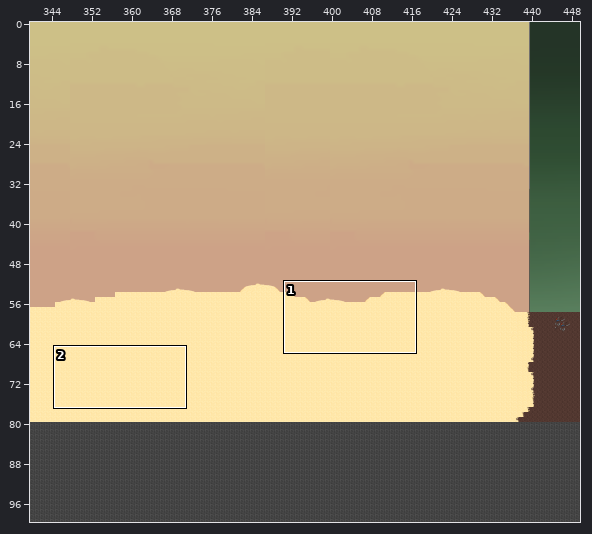
Two states of a Tiled map (JSON), 2026_ID_Floioide/data/maps/map.tmj. The first picture is a wide view before the edit; the outline marks the close-up.
Close-up. The starting point:
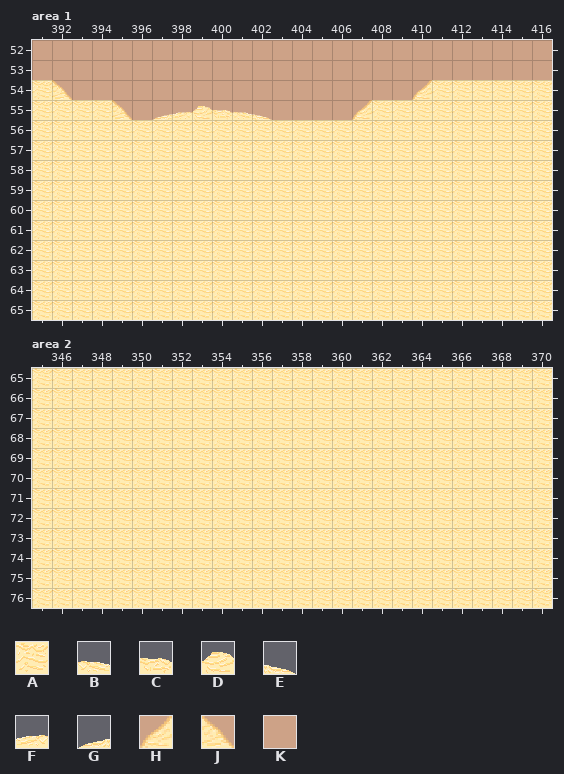
Cells are 32x32 px. Shown: area 1 x 391..416, y 52..65; area 2 x 345..370, y 65..76. The commit also changed other parts of the map, which this record leaves out.
Key: from "tile": A 760, B 764, C 765, D 766, E 767, F 954, G 957, H 1337, J 1338, K 9213.
_ is an empty cell, # one hidden under a higher layer.
Layers that did not change in this view are not listed.
Layer "back-ground" before, area 1, first column x 391:
52 KKKKKKKKKKKKKKKKKKKKKKKKKK
53 KKKKKKKKKKKKKKKKKKKKKKKKKK
54 #KKKKKKKKKKKKKKKKKKK######
55 ####KKKKKKKKKKKKK#########
56 ##########################
57 ##########################
58 ##########################
59 ##########################
60 ##########################
61 ##########################
62 ##########################
63 ##########################
64 ##########################
65 ##########################
Layer "front" before, area 1, first column x 391:
52 __________________________
53 __________________________
54 AJ_________________HAAAAAA
55 AAAAJ_GFDCBE____HAAAAAAAAA
56 AAAAAAAAAAAAAAAAAAAAAAAAAA
57 AAAAAAAAAAAAAAAAAAAAAAAAAA
58 AAAAAAAAAAAAAAAAAAAAAAAAAA
59 AAAAAAAAAAAAAAAAAAAAAAAAAA
60 AAAAAAAAAAAAAAAAAAAAAAAAAA
61 AAAAAAAAAAAAAAAAAAAAAAAAAA
62 AAAAAAAAAAAAAAAAAAAAAAAAAA
63 AAAAAAAAAAAAAAAAAAAAAAAAAA
64 AAAAAAAAAAAAAAAAAAAAAAAAAA
65 AAAAAAAAAAAAAAAAAAAAAAAAAA
Layer "front" before, area 2, first column x 345:
65 AAAAAAAAAAAAAAAAAAAAAAAAAA
66 AAAAAAAAAAAAAAAAAAAAAAAAAA
67 AAAAAAAAAAAAAAAAAAAAAAAAAA
68 AAAAAAAAAAAAAAAAAAAAAAAAAA
69 AAAAAAAAAAAAAAAAAAAAAAAAAA
70 AAAAAAAAAAAAAAAAAAAAAAAAAA
71 AAAAAAAAAAAAAAAAAAAAAAAAAA
72 AAAAAAAAAAAAAAAAAAAAAAAAAA
73 AAAAAAAAAAAAAAAAAAAAAAAAAA
74 AAAAAAAAAAAAAAAAAAAAAAAAAA
75 AAAAAAAAAAAAAAAAAAAAAAAAAA
76 AAAAAAAAAAAAAAAAAAAAAAAAAA
New version:
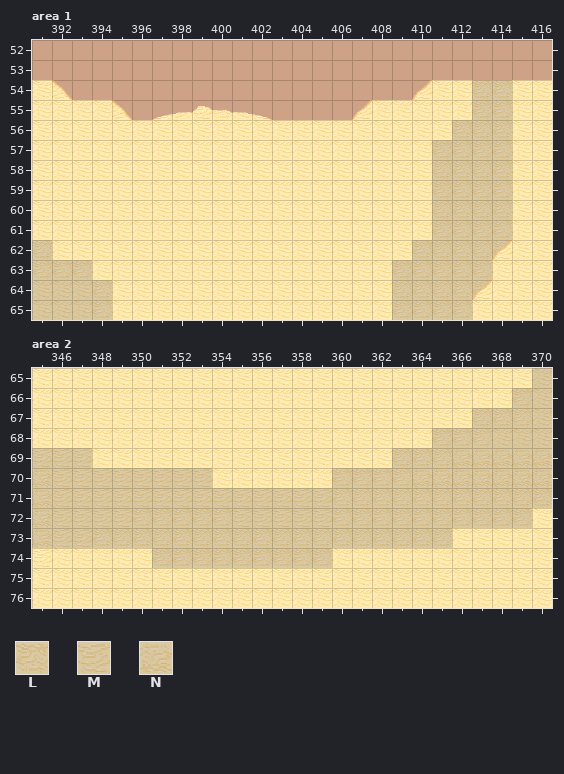
Further tiles: from "tile": L 761, M 762, N 951.
See-through tiles are keyed as they look on the map.
Edits made:
Layer "back-ground", area 1:
y 54..55: x 413..414 ## -> LL
y 56: x 412..414 ### -> LLL
y 57..61: x 411..414 #### -> LLLL
y 62: x 391 # -> L; x 410..414 ##### -> LLLLL
y 63: x 391..393 ### -> LLL; x 409..413 ##### -> LLLLL
y 64: x 391..394 #### -> AAAL; x 409..413 ##### -> LLLLL
y 65: x 391..394 #### -> AAAL; x 409..412 #### -> LLLL
Layer "hit-box", area 1:
y 54..55: x 413..414 ## -> __
y 56: x 412..414 ### -> ___
y 57..61: x 411..414 #### -> ____
y 62: x 391 # -> _; x 410..414 ##### -> ____H
y 63: x 391..393 ### -> ___; x 409..413 ##### -> _____
y 64: x 391..394 #### -> ____; x 409..413 ##### -> ____H
y 65: x 391..394 #### -> ____; x 409..412 #### -> ____
Layer "front", area 1:
y 54..55: x 413..414 AA -> __
y 56: x 412..414 AAA -> ___
y 57..61: x 411..414 AAAA -> ____
y 62: x 391 A -> _; x 410..414 AAAAA -> ____H
y 63: x 391..393 AAA -> ___; x 409..413 AAAAA -> _____
y 64: x 391..394 AAAA -> ____; x 409..413 AAAAA -> ____H
y 65: x 391..394 AAAA -> ____; x 409..412 AAAA -> ____
Layer "back-ground", area 2:
y 65: x 370 # -> A
y 66: x 369..370 ## -> LA
y 67: x 367..370 #### -> LLLA
y 68: x 365..370 ###### -> LLLAAA
y 69: x 345..347 ___ -> MMM; x 363..370 ________ -> LLLNNNNN
y 70: x 345..353 _________ -> NMMMMMMMM; x 360..370 ___________ -> LLLLNNNNNNN
y 71: x 345..370 __________________________ -> NMMMMMMMMMMMMMMLLLLLLLLLLL
y 72: x 345..369 _________________________ -> NMMMMLLLLLMMMMMLLLLLLLLLL
y 73: x 345..365 _____________________ -> NMMLLLLLLLLLLLLLLLLLL
y 74: x 351..359 _________ -> LLLLLLLLL
Layer "hit-box", area 2:
y 65: x 370 # -> _
y 66: x 369..370 ## -> __
y 67: x 367..370 #### -> ____
y 68: x 365..370 ###### -> ______
y 69: x 345..347 ### -> ___; x 363..370 ######## -> ________
y 70: x 345..353 ######### -> _________; x 360..370 ########### -> ___________
y 71: x 345..370 ########################## -> __________________________
y 72: x 345..369 ######################### -> _________________________
y 73: x 345..365 ##################### -> _____________________
y 74: x 351..359 ######### -> _________
Layer "front", area 2:
y 65: x 370 A -> _
y 66: x 369..370 AA -> __
y 67: x 367..370 AAAA -> ____
y 68: x 365..370 AAAAAA -> ______
y 69: x 345..347 AAA -> ___; x 363..370 AAAAAAAA -> ________
y 70: x 345..353 AAAAAAAAA -> _________; x 360..370 AAAAAAAAAAA -> ___________
y 71: x 345..370 AAAAAAAAAAAAAAAAAAAAAAAAAA -> __________________________
y 72: x 345..369 AAAAAAAAAAAAAAAAAAAAAAAAA -> _________________________
y 73: x 345..365 AAAAAAAAAAAAAAAAAAAAA -> _____________________
y 74: x 345 A -> M; x 351..359 AAAAAAAAA -> _________
Where, in picture pixels (left, top, right, bottom), the same in both close-ups:
changed: (392, 80, 512, 320)
changed: (32, 240, 112, 320)
changed: (32, 368, 552, 568)
